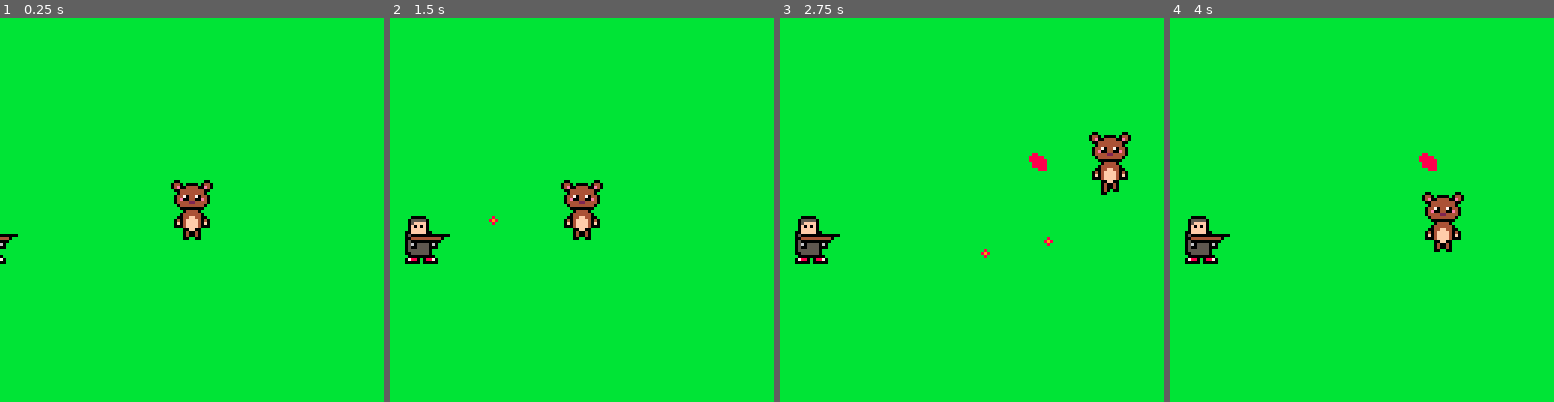
Above: before the commit, frames 1-4 (left to right).
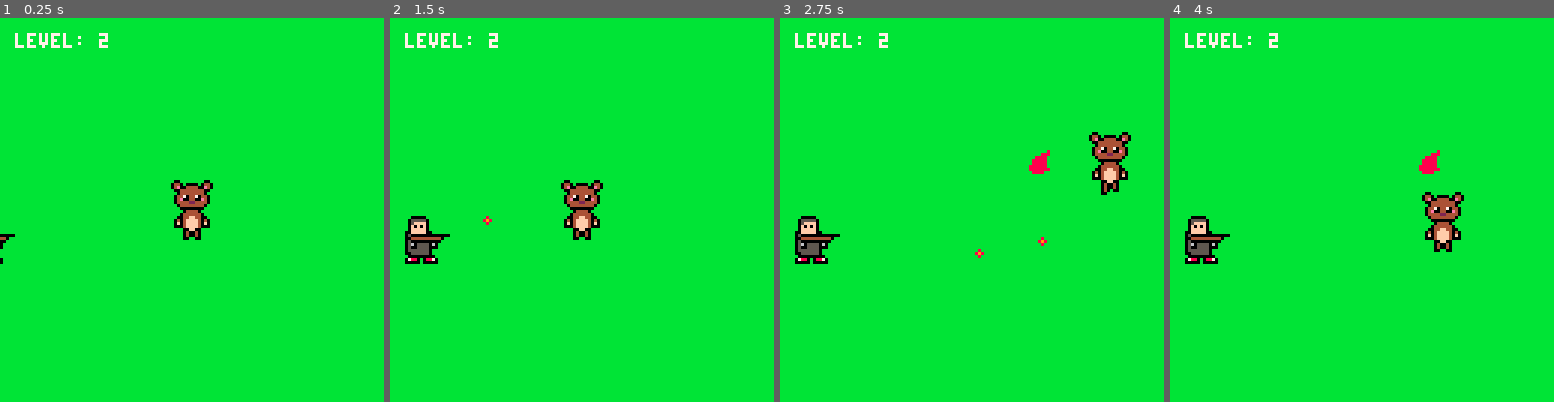
Above: after the commit, the same moments.

Repository: DivineOmega/BearWeek2016
Game: PICO-8 cartridge bearweek2016.p8
Same seed, same stepped clock (60 frames per second), same inputs: the game is played once before the commit and once after it.
Inputs:
- Up to frame 1 (0.25 s): no input
- Up to frame 2 (1.5 s): no input
- Up to frame 3 (2.75 s): hold Right 1.6-2.1 s; hold Up 2.15-2.42 s; hold Right from 2.47 s (still down)
- Up to frame 4 (4 s): release Right at 3.03 s; hold Left 3.08-3.58 s; hold Down 3.63-3.97 s

The runs differ from the first frame. In frame 1, 0.4% of the frame differs, in the area x 0-29%, y 3-65%; in frame 2, 0.4%; in frame 3, 0.6%, in the area x 3-72%, y 3-63%; in frame 4, 0.5%.

Commit message:
Start of level wave system

Diff:
--- a/bearweek2016.p8
+++ b/bearweek2016.p8
@@ -8,6 +8,10 @@
 bullets = {}
 gores = {}
 
+level = 0
+spawn_count = 0
+spawn_timer = 0
+
 function _init()
  palt(0, false)
  palt(13, true)
@@ -26,13 +30,36 @@
 
  pl = create_player()
 
- add(hunters, create_hunter())
-
  scene.update = game_update
  scene.draw = game_draw
+
+ next_level()
+
+end
+
+function next_level()
+ level += 1
+ spawn_count = 0
+ spawn_timer = 9999
+ hunters = {}
 end
 
 function game_update()
+
+ spawn_timer += 1
+
+ if (spawn_timer >= 200) then
+  spawn_timer = 0
+  spawn_count += 1
+  if (spawn_count<level) then
+   add(hunters, create_hunter())
+  end
+ end
+
+ if (spawn_count>=level and
+  count(hunters)==0) then
+  next_level()
+ end
 
  for g in all(gores) do
   g.update()
@@ -66,6 +93,8 @@
  for b in all(bullets) do
   b.draw()
  end
+
+ print("level: "..level, 5, 5, 7)
 end
 
 function create_player()
@@ -129,7 +158,7 @@
   if (pl.moving) then
    pl.moving_timer += 1
    if (pl.moving_timer >= 5) then
-    sfx(0, 0)
+    sfx(0)
     pl.moving_timer = 0
     if (pl.moving_anim_step == 0) then
      pl.moving_anim_step = 1
@@ -207,6 +236,28 @@
    h.fire_timer = 0
   end
 
+  if (collision(pl, h)) then
+   add(gores, create_gore(h))
+   if (pl.x<64) do
+    pl.x += 16
+   else
+    pl.x -= 16
+   end
+   if (h.x<64) do
+    h.x -= 16
+   else
+    h.x += 16
+   end
+   h.y += rnd(10)
+   h.y -= rnd(10)
+   sfx(4)
+   h.hp -= 1
+  end
+
+  if (h.hp<=0) then
+   del(hunters, h)
+  end
+
  end
 
  h.draw = function()
@@ -214,7 +265,7 @@
  end
 
  h.rand_pos()
- sfx(1,1)
+ sfx(1)
 
  return h
 end
@@ -259,7 +310,7 @@
  g.flip_y = false
 
  g.rand_sprite = function()
-  g.sprite = 7 + flr(rnd(5))
+  g.sprite = 7 + flr(rnd(4))
   g.flip_x = (rnd(1)<0.5)
   g.flip_y = (rnd(1)<0.5)
  end
Not shown, changed: the sound effects (__sfx__) section of bearweek2016.p8
